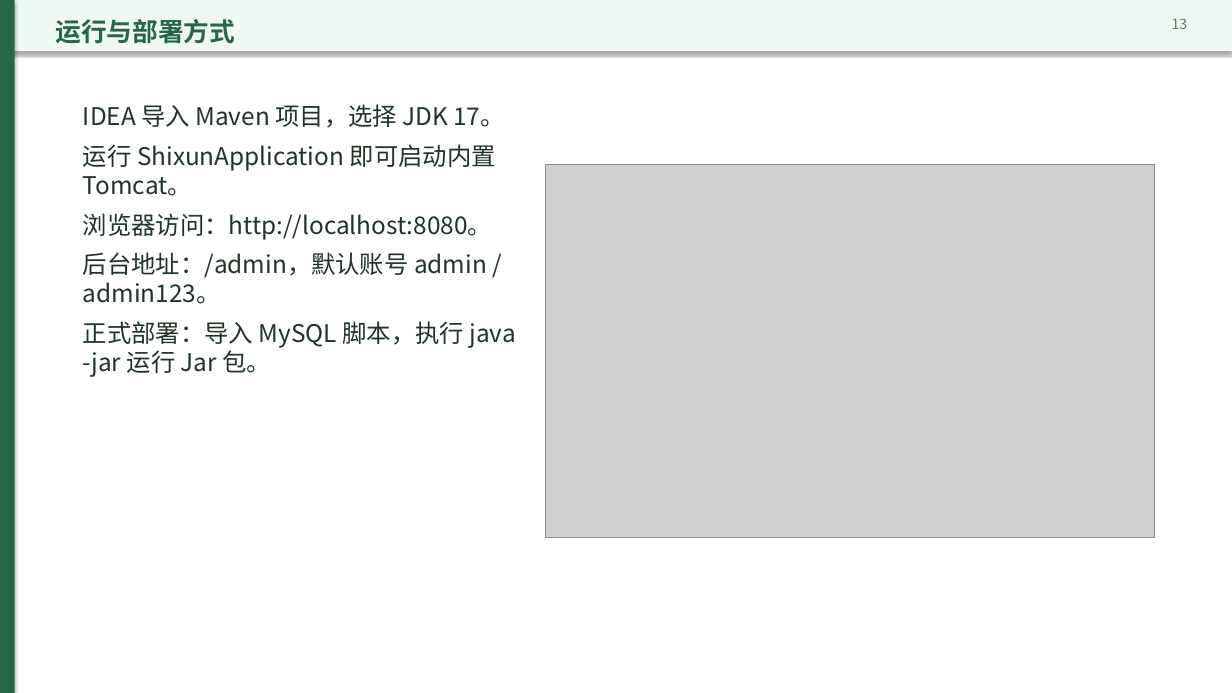
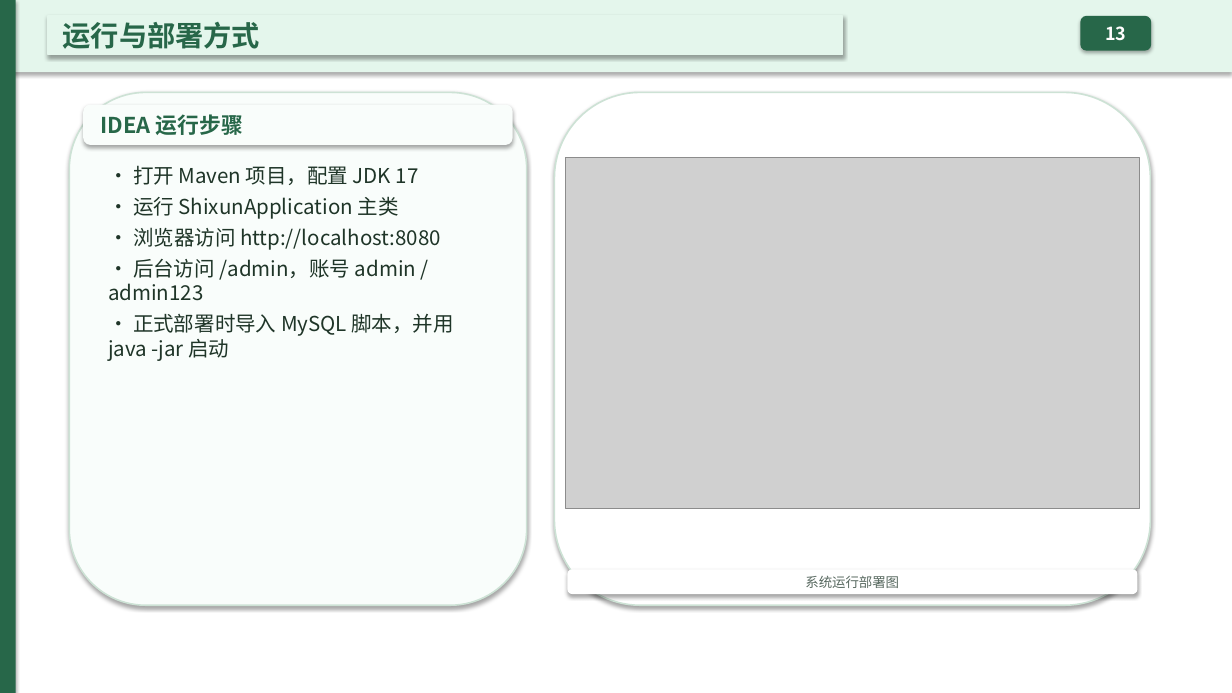
Before and after one commit to OldGuestInBreeze/shixun, a slide deck: slide 14 of stray-animal-rescue-defense.pptx. Drawn at 1232x693 pixels with LibreOffice and Linux fonts; fonts in the diff are those of the drawing; grey boxes stand for pictures. Boxes give left, top, right and bottom in pixels: in the first picture for what was removed or moved away, otherwise in the second. Text is boxed around its words. In the diff, an @@ line names an element or a change of style, - is before the commit and + after.

```diff
--- a/stray-animal-rescue-defense.pptx
+++ b/stray-animal-rescue-defense.pptx
@@ rectangle: place and size @@
-rectangle at (0, 0, 1232, 51)
+rectangle at (0, 0, 1232, 72)
@@ rectangle at (0, 0, 1232, 72): fill #EFF8F2 to #E4F6EC @@
@@ rectangle "运行与部署方式": place and size @@
-rectangle "运行与部署方式" at (55, 19, 235, 44)
+rectangle "运行与部署方式" at (48, 16, 843, 55)
@@ rectangle "运行与部署方式" at (48, 16, 843, 55): size 20 to 22 pt; vertical alignment top to middle; fill none to #E4F6EC; outline none to #E4F6EC 1.25 pt; shadow on @@
@@ rounded rectangle "13": place and size @@
-rounded rectangle "13" at (1172, 18, 1188, 29)
+rounded rectangle "13" at (1081, 17, 1151, 50)
@@ rounded rectangle "13" at (1081, 17, 1151, 50): size 11 to 14 pt, text colour #607568 to #FFFFFF, bold on; alignment right to centre; vertical alignment top to middle; fill none to #276749; outline none to #276749 1.25 pt; shadow on @@
@@ rounded rectangle added at (69, 92, 527, 605), fill #F9FDFB, outline #CDE2D5 1.25 pt @@
@@ rounded rectangle added at (84, 105, 512, 144), fill #F9FDFB, outline #F9FDFB 1.25 pt, 17 pt, text #276749, bold @@
+IDEA 运行步骤
@@ rounded rectangle added at (555, 92, 1151, 605), fill #FFFFFF, outline #CDE2D5 1.25 pt @@
@@ text at (108, 165, 454, 361): text changed; size 19 to 16 pt @@
-IDEA 导入 Maven 项目，选择 JDK 17。
-运行 ShixunApplication 即可启动内置 Tomcat。
-浏览器访问：http://localhost:8080。
-后台地址：/admin，默认账号 admin / admin123。
-正式部署：导入 MySQL 脚本，执行 java -jar 运行 Jar 包。
+• 打开 Maven 项目，配置 JDK 17
+• 运行 ShixunApplication 主类
+• 浏览器访问 http://localhost:8080
+• 后台访问 /admin，账号 admin / admin123
+• 正式部署时导入 MySQL 脚本，并用 java -jar 启动
@@ picture: place and size @@
-picture at (545, 165, 1155, 537)
+picture at (566, 158, 1140, 508)
@@ rounded rectangle added at (568, 570, 1137, 593), fill #FFFFFF, outline #FFFFFF 1.25 pt, 10.5 pt, text #586960 @@
+系统运行部署图
```
Also in this commit, not shown: 15 other slides changed, 1 other file.
